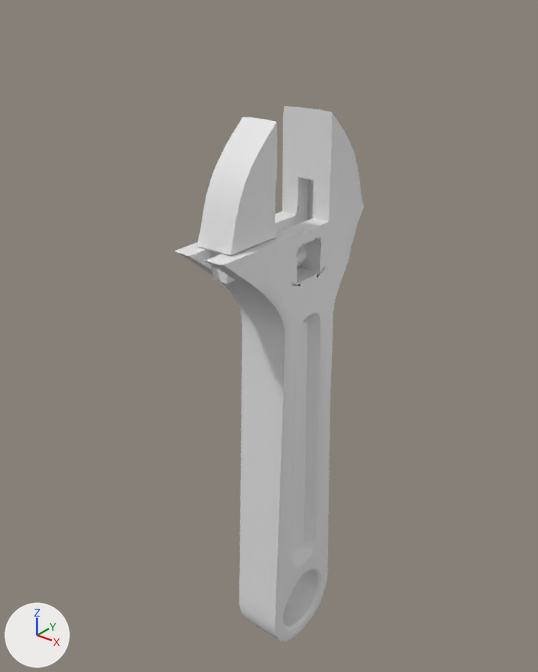
Renders of the Blender file SS5R-Source/Assets/Models.blend from each side of a commit.
Rendered twice from a 50 mm camera at (0.239, -0.309, 0.235) aimed at (-0.006, -0.003, 0.045). Every picture has the same lights, and +X, +Y and +Z are marked at lower left.

Objects in the first picture: 'Wrench.001'.
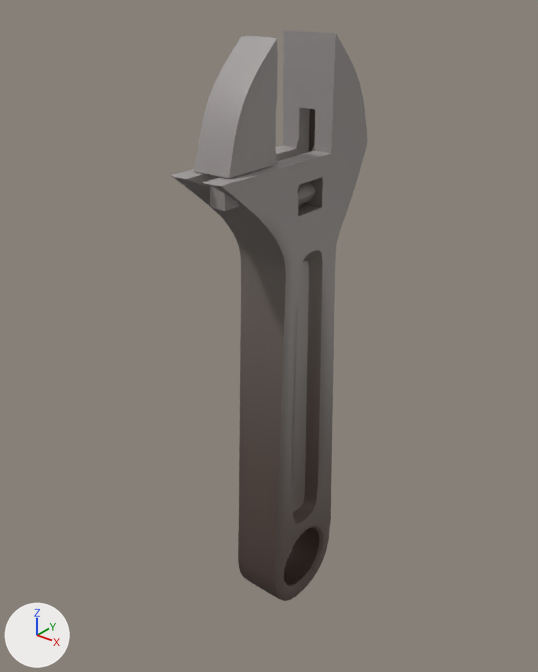
Location of each change, (x1, y1, x2, y2) in pixels of the pictures (538 x 672 px; the box of a moved part takes in the faces that stretch with it):
'Wrench.001', recoloured, reshaped, surface changed, turned
    before: (175, 106, 364, 642)
    after: (171, 30, 368, 601)
part 1 of me_cube_006, moved or reshaped
    before: (197, 117, 277, 284)
    after: (194, 36, 278, 211)
part 2 of me_cube_006, moved or reshaped
    before: (175, 106, 364, 642)
    after: (171, 31, 368, 601)

The change, as a diff of the scene's bpy script:
```diff
--- a/SS5R-Source/Assets/Models.blend.py
+++ b/SS5R-Source/Assets/Models.blend.py
@@ me_cube_006 @@
 # used by ob_wrench_001; location = (0.0, 0.0, 0.0)
-me_cube_006.from_pydata(...)  # 148 vertices, 150 faces; spans x -0.01..0.022, y -0.071..0.05, z -0.176..0.173
+me_cube_006.from_pydata(...)  # 148 vertices, 150 faces; spans x -0.015..0.028, y -0.139..0.209, z -0.05..0.071
+# me_cube_006 part 1: the loose piece of 18 vertices spanning x -0.005..0.017, y -0.06..-0.025, z 0.098..0.173 is turned -90 degrees about the x axis through its middle, then moved by (0.0, 0.214, -0.093)
+# me_cube_006 part 2: 130 of 148 vertices moved; they spanned x -0.01..0.022, y -0.071..0.05, z -0.176..0.173 and now span x -0.015..0.028, y -0.139..0.209, z -0.05..0.071; mean shift (0.0, 0.043, -0.004); largest move (0.022, 0.015, 0.173) -> (0.022, 0.209, -0.015)
+# me_cube_006 part 3: texture (UV) coordinates changed
+me_cube_006.materials.append(mat_tool_screwdriver_png)  # picture img_tool_screwdriver_png
@@ ob_wrench_001 @@
 ob_wrench_001.location = (0.0, 0.0, 0.0)
+ob_wrench_001.rotation_euler = (1.571, 0.0, 0.0)  # degrees (90, 0, 0)
 _m = ob_wrench_001.modifiers.new('Subsurf', 'SUBSURF')
```
